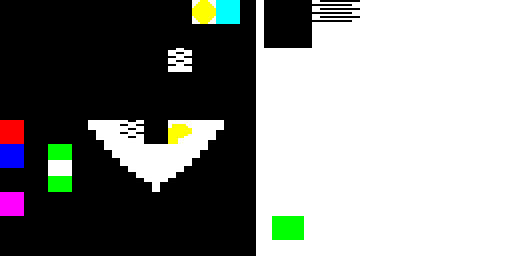
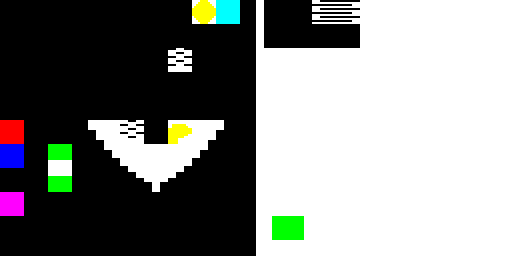
Two versions of the same layered image (512 x 256). Layer-by-layer changes:
painted on "Background" over [312, 24, 360, 48]
